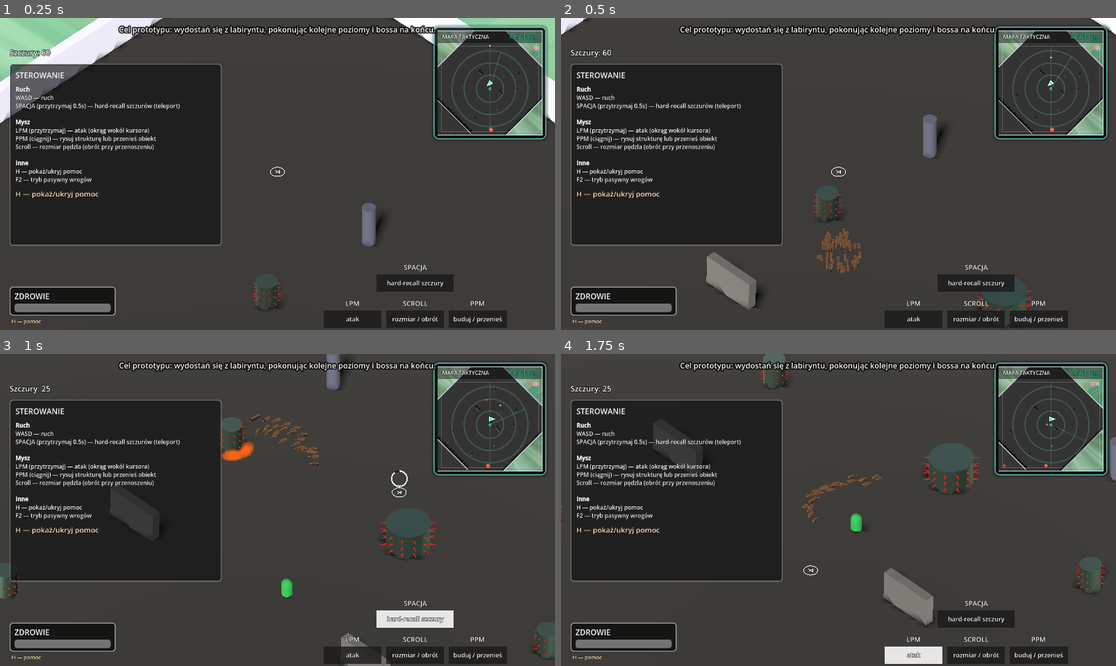
Above: before the commit, frames 1-4 (two rows, left to right).
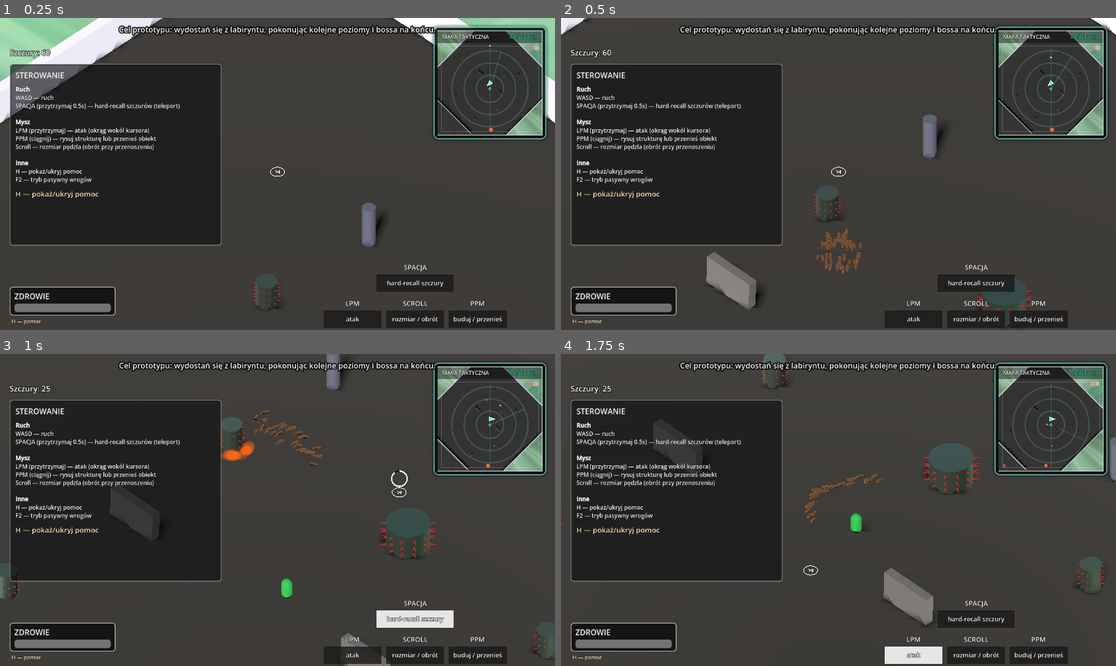
Above: after the commit, the same moments.

Repository: VirtuaIL/ZTGK-Prototyp
Game: Godot game, scene res://scenes/main.tscn
Same seed, same stepped clock (60 frames per second), same inputs: the game is played once before the commit and once after it.
Inputs (mouse positions are in pixels of both pictures, inside the frame that each line leads up to):
- Up to frame 1 (0.25 s): no input
- Up to frame 2 (0.5 s): no input
- Up to frame 3 (1 s): tap Enter at 0.5 s; move the mouse to (399, 494) at 0.52 s; hold D (move_right) from 0.53 s (still down); hold Space (recall_rats) from 0.53 s (still down); click (399, 494) at 0.67 s
- Up to frame 4 (1.75 s): release D (move_right) at 1.25 s; release Space (recall_rats) at 1.25 s; drag from (727, 525) to (810, 572) at 1.27 s

Frame 1 is identical in both runs. In frame 2, 0.3% of the frame differs, in the area x 45-55%, y 67-83%; in frame 3, 0.5%, in the area x 39-88%, y 14-37%; in frame 4, 0.3%.

Commit message:
minor fixes

Diff:
--- a/scripts/rat.gd
+++ b/scripts/rat.gd
@@ -152,29 +152,17 @@
 		_is_showing_blob = should_be_blob
 		show_visuals()
 
-	if mgr != null and "buff_purple_timer" in mgr:
-		if mgr.buff_purple_timer > 0.0:
-			# Ustaw fioletowy kolor szczurów (wczesny return blokuje blok materiału poniżej)
-			if mgr.has_method("get_current_buff_material"):
-				var mat = mgr.get_current_buff_material()
-				if mat != _current_buff_material:
-					_current_buff_material = mat
-					$Body.material_override = mat
-					$Tail.material_override = mat
-					$Head.material_override = mat
-			if not is_on_floor():
-				velocity.y -= ProjectSettings.get_setting("physics/3d/default_gravity") * delta * 50
-			else:
-				velocity.y = 0.0
-			velocity.x = 0.0
-			velocity.z = 0.0
-			move_and_slide()
-			return
-
-		if mgr.buff_green_timer > 0.0:
+	# ── Purple poison: slow down instead of freezing ──
+	_speed_mult = 1.0
+	if mgr != null and "buff_purple_timer" in mgr and mgr.buff_purple_timer > 0.0:
+		_speed_mult = 0.15
+
+	# ── Green gas: from buff OR from permanent green rat type ──
+	if mgr != null:
+		var has_green = (rat_type == RatType.GREEN) or ("buff_green_timer" in mgr and mgr.buff_green_timer > 0.0)
+		if has_green:
 			_gas_timer -= delta
 			var speed_sq = velocity.x * velocity.x + velocity.z * velocity.z
-			# Gęstszy ślad: co 0.07s gdy szczur się porusza → ciągła smuga
 			if _gas_timer <= 0.0 and speed_sq > 0.05:
 				_gas_timer = 0.07
 				var can_emit := true
--- a/scripts/spike_cylinder.gd
+++ b/scripts/spike_cylinder.gd
@@ -3,16 +3,20 @@
 
 @export var radius: float = 1.2
 @export var height: float = 2.0
+@export var player_damage: float = 20.0
+@export var player_damage_interval: float = 0.5
+var _player_dmg_timer: float = 0.0
 
 func _ready() -> void:
 	_create_spikes_visuals()
 
 func _physics_process(_delta: float) -> void:
+	var effective_radius = radius * maxf(scale.x, scale.z)
+	var effective_height = height * scale.y
+	var r_sq = effective_radius * effective_radius
+
 	var mgr = get_tree().get_first_node_in_group("rat_manager")
 	if mgr != null and "rats" in mgr:
-		var effective_radius = radius * maxf(scale.x, scale.z)
-		var effective_height = height * scale.y
-		var r_sq = effective_radius * effective_radius
 		for rat in mgr.rats:
 			if is_instance_valid(rat):
 				var diff: Vector3 = rat.global_position - global_position
@@ -21,6 +25,18 @@
 					if diff.y > -0.5 and diff.y < effective_height:
 						if rat.has_method("die"):
 							rat.die()
+
+	# Player damage
+	_player_dmg_timer = maxf(0.0, _player_dmg_timer - _delta)
+	var p = get_tree().get_first_node_in_group("player") as Node3D
+	if p != null:
+		var diff: Vector3 = p.global_position - global_position
+		var dist_sq: float = diff.x * diff.x + diff.z * diff.z
+		if dist_sq <= r_sq and diff.y > -0.5 and diff.y < effective_height:
+			if _player_dmg_timer <= 0.0:
+				_player_dmg_timer = player_damage_interval
+				if p.has_method("take_damage"):
+					p.take_damage(player_damage)
 
 func _create_spikes_visuals() -> void:
 	var mat = StandardMaterial3D.new()
